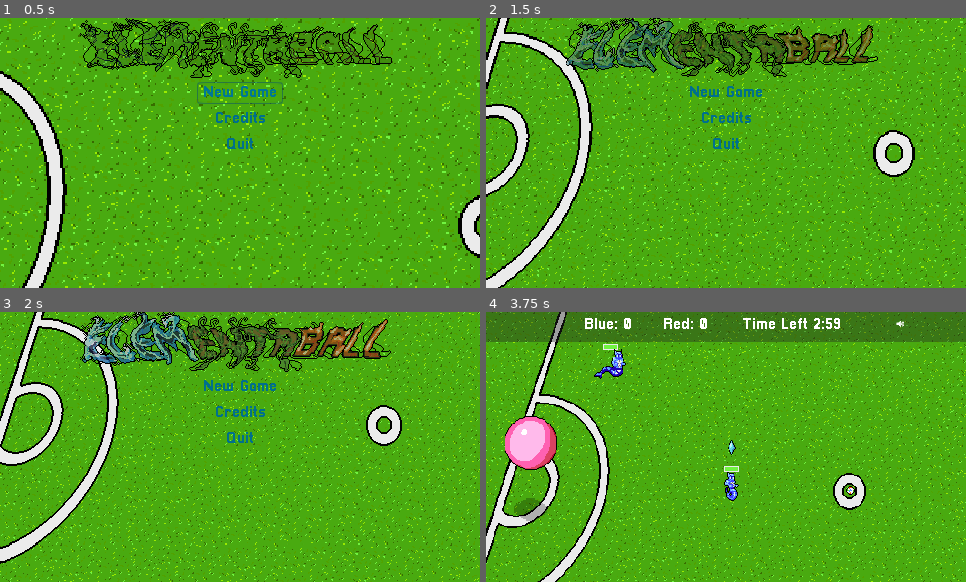
Above: before the commit, frames 1-4 (two rows, left to right).
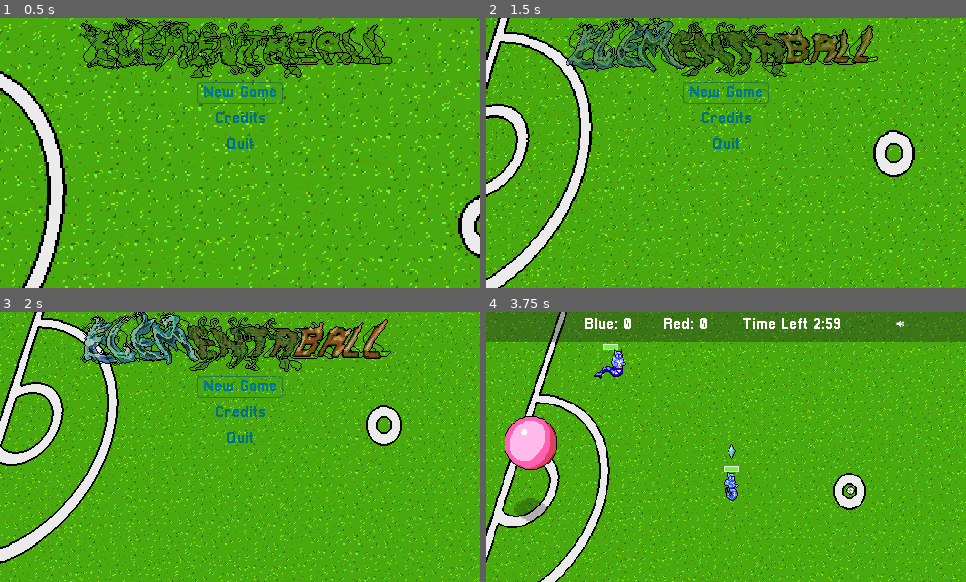
Above: after the commit, the same moments.

Repository: gamkedo-la/Elementaball
Game: Godot game, scene res://UI/StartMenu.tscn
The game is run twice, just before and just after one commit, with the same random seed, the same clock (stepped at 60 frames per second) and the same inputs.
Inputs:
- Up to frame 1 (0.5 s): no input
- Up to frame 2 (1.5 s): click "Credits" at 0.5 s; click "Back" at 1.25 s
- Up to frame 3 (2 s): no input
- Up to frame 4 (3.75 s): click "New Game" at 2 s; click "Next" at 2.75 s; click "Start" at 3.5 s

Frame 1 is identical in both runs. In frame 2, 0.2% of the frame differs, in the area x 41-59%, y 23-32%; in frame 3, 0.2%; in frame 4, less than 0.1%.

Commit message:
Back button grabs focus in credits

Diff:
--- a/Node2D.tscn
+++ b/Node2D.tscn
@@ -413,7 +413,6 @@
 
 [node name="AnimatedSprite" parent="Player/Health Bar" index="1"]
 visible = true
-frame = 4
 
 [node name="AnimationTree" parent="Player" index="1"]
 parameters/playback = SubResource( 1 )
@@ -429,9 +428,6 @@
 fieldPosition = "PlayerLeft"
 starting_stats = ExtResource( 10 )
 
-[node name="AnimatedSprite" parent="Player2/Health Bar" index="1"]
-frame = 4
-
 [node name="AnimationTree" parent="Player2" index="1"]
 parameters/playback = SubResource( 2 )
 
@@ -444,9 +440,6 @@
 fieldPosition = "PlayerRight"
 starting_stats = ExtResource( 10 )
 
-[node name="AnimatedSprite" parent="Player3/Health Bar" index="1"]
-frame = 4
-
 [node name="AnimationTree" parent="Player3" index="1"]
 parameters/playback = SubResource( 3 )
 
@@ -458,6 +451,7 @@
 z_index = 3
 frames = SubResource( 16 )
 animation = "plant ball"
+frame = 3
 playing = true
 script = ExtResource( 16 )
 
@@ -537,7 +531,7 @@
 
 [node name="AnimatedSprite" parent="Enemy/Health Bar" index="1"]
 position = Vector2( 7.8787, -8.25085 )
-frame = 8
+frame = 2
 
 [node name="AnimationTree" parent="Enemy" index="5"]
 parameters/playback = SubResource( 17 )
@@ -562,7 +556,7 @@
 margin_bottom = -21.0
 
 [node name="AnimatedSprite" parent="Enemy3/Health Bar" index="1"]
-frame = 8
+frame = 2
 
 [node name="AnimationTree" parent="Enemy3" index="5"]
 parameters/playback = SubResource( 18 )
@@ -584,7 +578,7 @@
 margin_bottom = -21.0
 
 [node name="AnimatedSprite" parent="Enemy2/Health Bar" index="1"]
-frame = 8
+frame = 2
 
 [node name="EnemyCollider" parent="Enemy2" index="3"]
 rotation = 1.52987
--- a/Players/Player.tscn
+++ b/Players/Player.tscn
@@ -955,7 +955,7 @@
 margin_bottom = -22.4966
 
 [node name="AnimatedSprite" parent="Health Bar" index="1"]
-frame = 7
+frame = 5
 
 [node name="AnimationTree" parent="." instance=ExtResource( 5 )]
 tree_root = SubResource( 37 )
--- a/UI/CreditsPanel.gd
+++ b/UI/CreditsPanel.gd
@@ -1,10 +1,8 @@
 extends PopupPanel
 
 
-# Declare member variables here. Examples:
-# var a = 2
-# var b = "text"
-
+onready var backButton = get_node("VBoxContainer/BackButton")
+signal creditsClosing()
 
 # Called when the node enters the scene tree for the first time.
 func _ready():
@@ -18,7 +16,9 @@
 
 func _on_BackButton_pressed():
 	self.hide()
+	self.emit_signal("creditsClosing")
 
 
 func _on_CreditsButton_pressed():
 	self.show()
+	backButton.grab_focus()
--- a/UI/StartMenu.gd
+++ b/UI/StartMenu.gd
@@ -43,6 +43,7 @@
 #	plaxTween.interpolate_property(background, "scroll_offset:y", background.scroll_offset.y, targ_y, 4.0, Tween.TRANS_EXPO, Tween.EASE_IN_OUT)
 	plaxTween.start()
 	pass
-# Called every frame. 'delta' is the elapsed time since the previous frame.
-#func _process(delta):
-#	pass
+
+
+func _on_CreditsPanel_creditsClosing():
+	get_node(startButton).grab_focus()
--- a/UI/StartMenu.tscn
+++ b/UI/StartMenu.tscn
@@ -809,6 +809,8 @@
 position = Vector2( 616.5, 306 )
 
 [connection signal="pressed" from="MainMenu/Control/MarginContainer/HBoxContainer/MenuButtons/Start/StartButton" to="MainMenu/Control/MarginContainer/HBoxContainer/MenuButtons/Start/StartButton" method="_on_StartButton_pressed"]
+[connection signal="ready" from="MainMenu/Control/MarginContainer/HBoxContainer/MenuButtons/Start/StartButton" to="MainMenu/Control/CreditsPanel" method="_on_StartButton_ready"]
 [connection signal="pressed" from="MainMenu/Control/MarginContainer/HBoxContainer/MenuButtons/Credits/CreditsButton" to="MainMenu/Control/CreditsPanel" method="_on_CreditsButton_pressed"]
 [connection signal="pressed" from="MainMenu/Control/MarginContainer/HBoxContainer/MenuButtons/Quit/QuitButton" to="MainMenu/Control/MarginContainer/HBoxContainer/MenuButtons/Quit/QuitButton" method="_on_QuitButton_pressed"]
+[connection signal="creditsClosing" from="MainMenu/Control/CreditsPanel" to="." method="_on_CreditsPanel_creditsClosing"]
 [connection signal="pressed" from="MainMenu/Control/CreditsPanel/VBoxContainer/BackButton" to="MainMenu/Control/CreditsPanel" method="_on_BackButton_pressed"]
